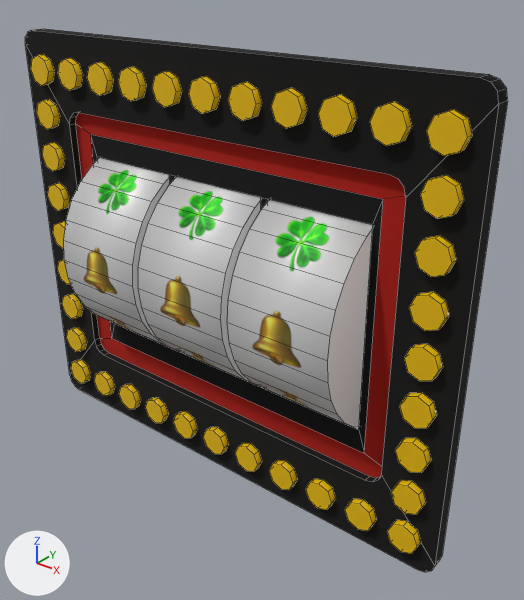
An edit to the Blender file public/assets/reels-box.blend, drawn before and after from the same camera.
Rendered twice from a camera (50 mm lens) standing at (-0.391, -0.002, 1.035) and looking at (-0.669, 0.346, 0.82). Every picture has the same lights, and +X, +Y and +Z are marked at lower left. Mesh edges are drawn as thin lines.

In view in the first picture: 'box', 'lights', 'reel-1', 'reel-2', 'reel-3'.
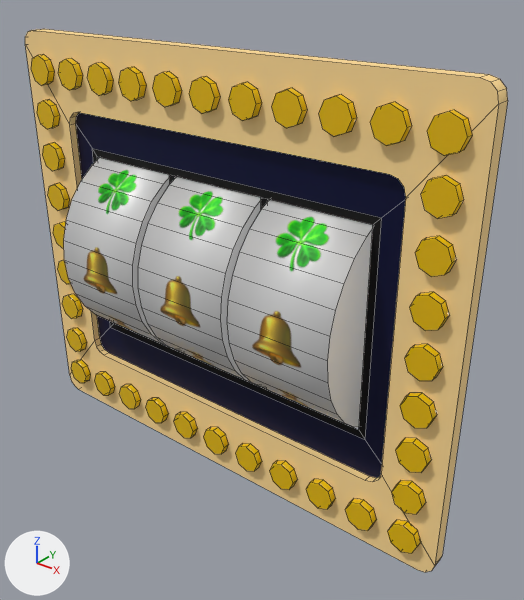
Commit message: change background color

Boxes [x1, y1, x2, y2] around the edits, measured in the pictures (524 x 600 px; the box of a moved part takes in the faces that stretch with it):
'box', recoloured, reshaped: [25, 29, 508, 572] in both
part 1 of me_box, moved or reshaped: [76, 113, 406, 478] in both

What the commit changed:
Material 'base' (mat_base) changes colour from black #050505 to beige #ffdb95; in linear values from (0.00147, 0.00147, 0.00147) to (1.0, 0.708, 0.301).
Material 'base-background' (mat_base_background) changes colour from red #ae1200 to dark blue #090f3f; in linear values from (0.425, 0.006, 0.0) to (0.00273, 0.00478, 0.0497).
me_box has 80 vertices, 46 faces and spans x -0.17..0.17, y -0.045..-0.035, z -0.142..0.145.
me_box is used by ob_box; location (-0.68, 0.355, 0.84).
Part 1, on me_box:
Vertex 60 of me_box moves from (-0.115, -0.04, -0.08) at pixel (111, 338) to (-0.115, -0.04, -0.07) at pixel (110, 327).
Vertex 61 of me_box moves from (0.115, -0.04, -0.08) at pixel (364, 453) to (0.115, -0.04, -0.07) at pixel (365, 439).
Vertex 62 of me_box moves from (-0.115, -0.04, 0.08) at pixel (90, 134) to (-0.115, -0.04, 0.07) at pixel (92, 148).
Vertex 63 of me_box moves from (0.115, -0.04, 0.08) at pixel (383, 199) to (0.115, -0.04, 0.07) at pixel (381, 217).
